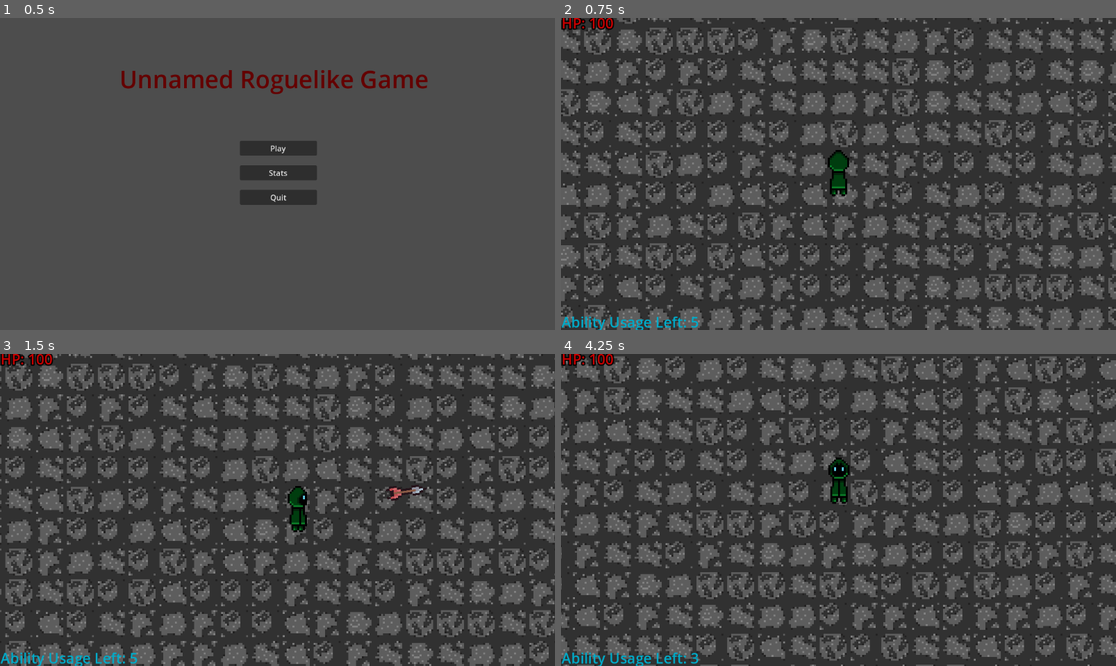
Above: before the commit, frames 1-4 (two rows, left to right).
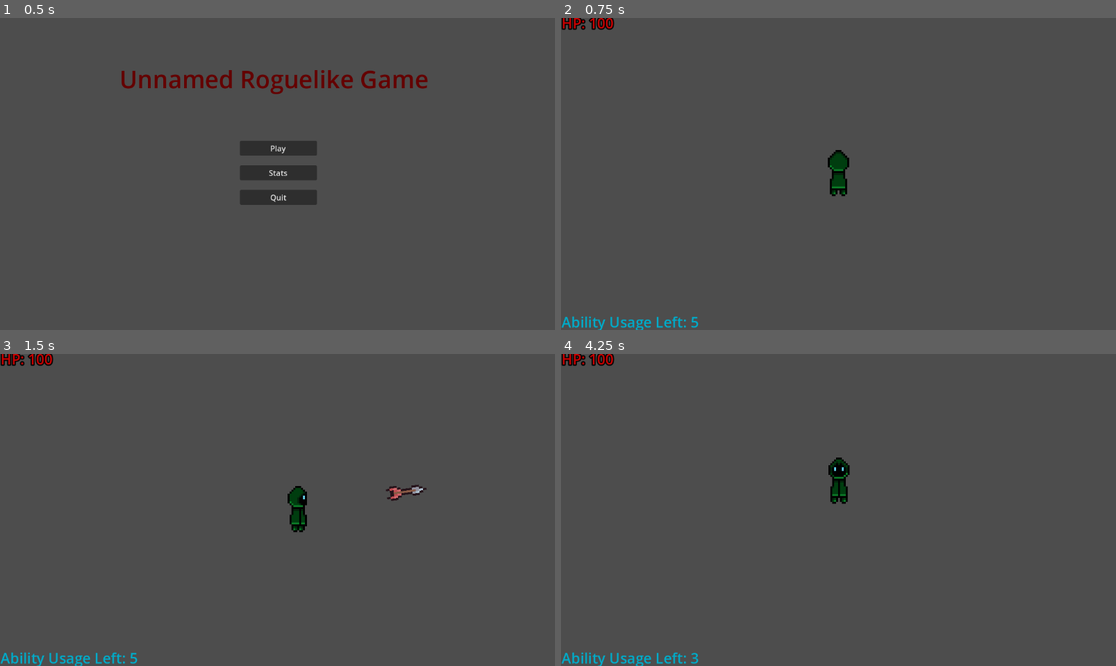
Above: after the commit, the same moments.

Repository: Unnamed-Roguelike-Game/Game
Game: Godot game, scene res://Menus/Main_Menu.tscn
Two runs of this game, one before a commit and one after it. Both use one fixed random seed, a clock stepped at 60 frames per second and the inputs below.
Inputs (mouse positions are in pixels of both pictures, inside the frame that each line leads up to):
- Up to frame 1 (0.5 s): no input
- Up to frame 2 (0.75 s): click "Play" at 0.5 s
- Up to frame 3 (1.5 s): tap Enter at 1.25 s; move the mouse to (399, 494) at 1.27 s; hold D (right) from 1.28 s (still down); click (399, 494) at 1.35 s
- Up to frame 4 (4.25 s): move the mouse to (727, 525) at 2.02 s; release D (right) at 2.03 s; hold S (down) 2.03-2.78 s; tap E (use_ability) at 2.1, 3.6 s; move the mouse to (894, 441) at 2.77 s; hold D (right) 2.78-3.53 s; click (894, 441) at 2.85 s; move the mouse to (810, 572) at 3.52 s; hold W (up) from 3.53 s (still down)

Frame 1 is identical in both runs. In frame 2, 61% of the frame differs, in the area x 0-100%, y 0-100%; in frame 3, 61%; in frame 4, 62%.
Error after the commit: Cannot call method 'instantiate' on a null value. (res://Game.gd:42)

Commit message:
Update room spawning code

Diff:
--- a/Unnamed Roguelike Game/Game.gd
+++ b/Unnamed Roguelike Game/Game.gd
@@ -1,8 +1,7 @@
 extends Node2D
 
 @export var StartRoom: PackedScene
-@export var NormalRoom1: PackedScene
-@export var LargeRoom1: PackedScene
+@export var Room: PackedScene
 
 @onready var room_group: Node2D = $"Rooms"
 @onready var spawn_points: Node2D = $"SpawnPointGroup"
@@ -40,15 +39,7 @@
 	var room_choice: float = randf_range(0, 1)
 	var room: Node2D
 
-
-	if current_spawn_point == 0:
-		room = StartRoom.instantiate()
-
-	elif room_choice > 0.5:
-		room = LargeRoom1.instantiate()
-
-	else:
-		room = NormalRoom1.instantiate()
+	room = Room.instantiate()
 
 	room.position = (spawn_points.get_child(current_spawn_point)).get("position")
 	room_group.add_child(room)
--- a/Unnamed Roguelike Game/Game.tscn
+++ b/Unnamed Roguelike Game/Game.tscn
@@ -1,17 +1,13 @@
-[gd_scene load_steps=7 format=3 uid="uid://ck7dgjuf7h6os"]
+[gd_scene load_steps=5 format=3 uid="uid://ck7dgjuf7h6os"]
 
 [ext_resource type="Script" path="res://Game.gd" id="1_thkkp"]
 [ext_resource type="PackedScene" uid="uid://dda8c5x4mggrb" path="res://Rooms/StartRooms/StartRoom1.tscn" id="2_1m34g"]
 [ext_resource type="PackedScene" uid="uid://b06g5m8ciufci" path="res://GameCharacters/Player.tscn" id="2_5qbtk"]
-[ext_resource type="PackedScene" uid="uid://cv3fpboiiwor2" path="res://Rooms/LargeRooms/LargeRoom1.tscn" id="3_oh452"]
 [ext_resource type="PackedScene" uid="uid://uy4gsuaeox54" path="res://UserInterfaces/UI.tscn" id="3_ym3ji"]
-[ext_resource type="PackedScene" uid="uid://nk00r286d2ga" path="res://Rooms/NormalRooms/NormalRoom1.tscn" id="4_j1w8y"]
 
 [node name="Game" type="Node2D"]
 script = ExtResource("1_thkkp")
 StartRoom = ExtResource("2_1m34g")
-NormalRoom1 = ExtResource("4_j1w8y")
-LargeRoom1 = ExtResource("3_oh452")
 
 [node name="Rooms" type="Node2D" parent="."]
 
